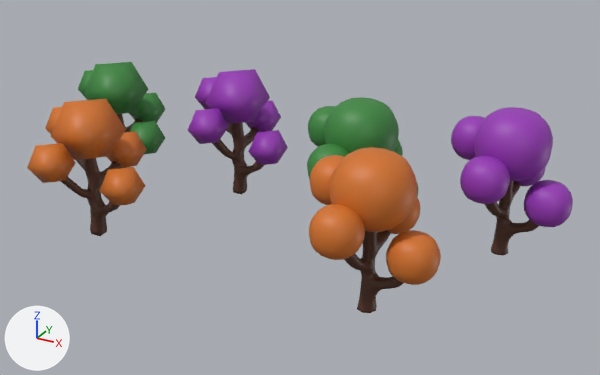
One commit to the FBX model CRIA MUNDO - Teste/Assets/GAME/Sprites/Construções/PROPS/Arvore.fbx: the scene before it, then after it.
The view is the same before and after, from a 50 mm lens placed at (12.6, -27.7, 15.5), pointed at (-2.0, -1.2, 2.2). The axes (+X, +Y, +Z) are drawn at lower left. The lights are the same throughout. Where no turn or scale is listed for an object, it has been applied to the vertices.
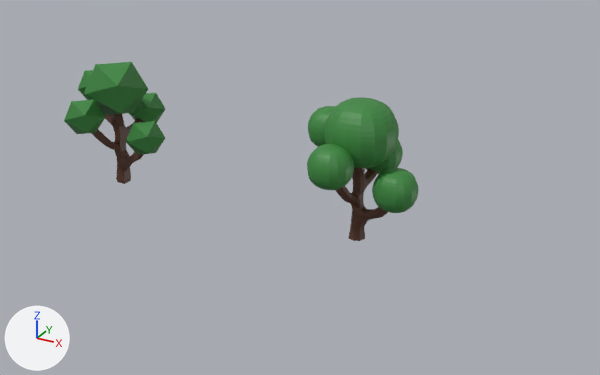
Where the change shows, as pixel boxes [x1, y1, x2, y2] in the pictures (600 x 375 px):
'Cube.013', deleted (orange)
    before: [309, 147, 441, 285]
'Cube.007', deleted (purple)
    before: [451, 107, 573, 227]
'Cube.004', deleted (orange)
    before: [27, 99, 147, 205]
'Cube.002', deleted (purple)
    before: [188, 69, 288, 165]
'Plane.002', deleted (brown)
    before: [344, 230, 403, 313]
'Plane.005', deleted (brown)
    before: [61, 158, 121, 236]
'Plane.001', deleted (brown)
    before: [485, 181, 539, 256]
'Plane.004', deleted (brown)
    before: [212, 123, 264, 195]
part 1 of me_cube_001, shading changed
    both: [78, 62, 165, 154]
'Plane', unchanged, uncovered by the edit
    after: [335, 168, 388, 241]
'Plane.003', unchanged, uncovered by the edit
    before: [116, 114, 142, 168]
    after: [91, 114, 144, 184]

What the commit changed:
me_cube_001 has 50 vertices, 50 faces and spans x -1.82..2.66, y -0.63..4.3, z -1.46..2.54.
me_cube_001 is used by ob_cube_001; location (-12.53, -1.73, 3.19).
me_cube_001 part 1: edges marked sharp go from 0 to 90.
Object 'Plane.005' (ob_plane_005) is deleted.
Object 'Plane.002' (ob_plane_002) is deleted.
Object 'Cube.004' (ob_cube_004) is deleted.
Object 'Plane.004' (ob_plane_004) is deleted.
Object 'Cube.013' (ob_cube_013) is deleted.
Object 'Cube.007' (ob_cube_007) is deleted.
Object 'Plane.001' (ob_plane_001) is deleted.
Object 'Cube.002' (ob_cube_002) is deleted.
